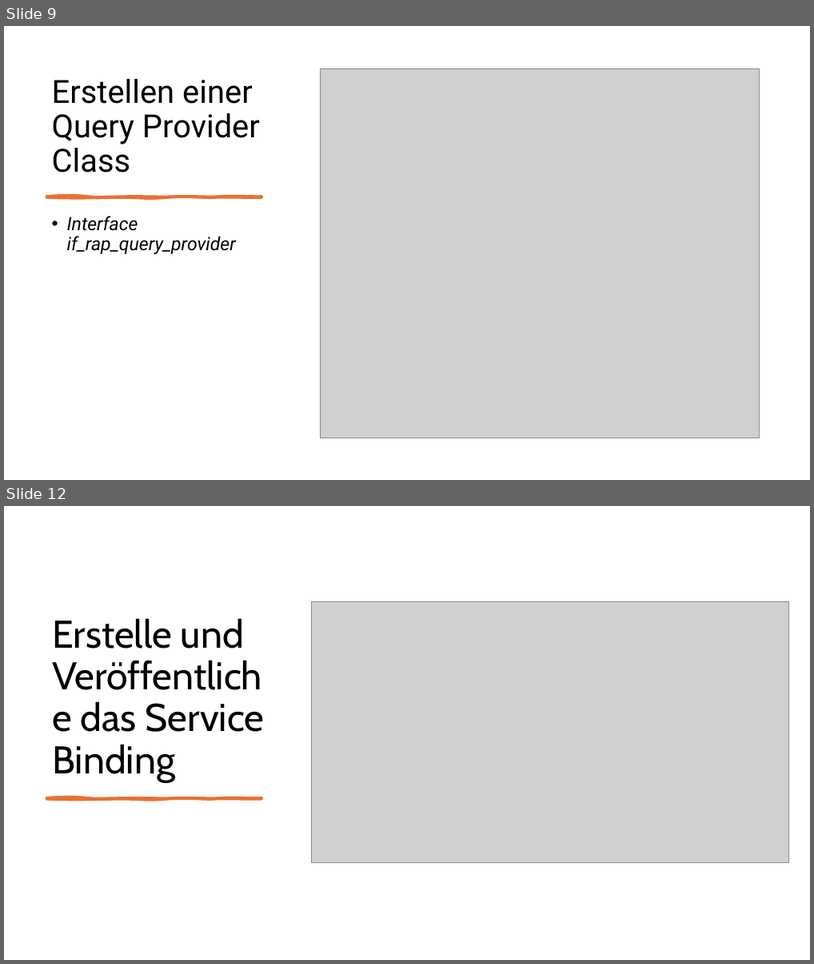
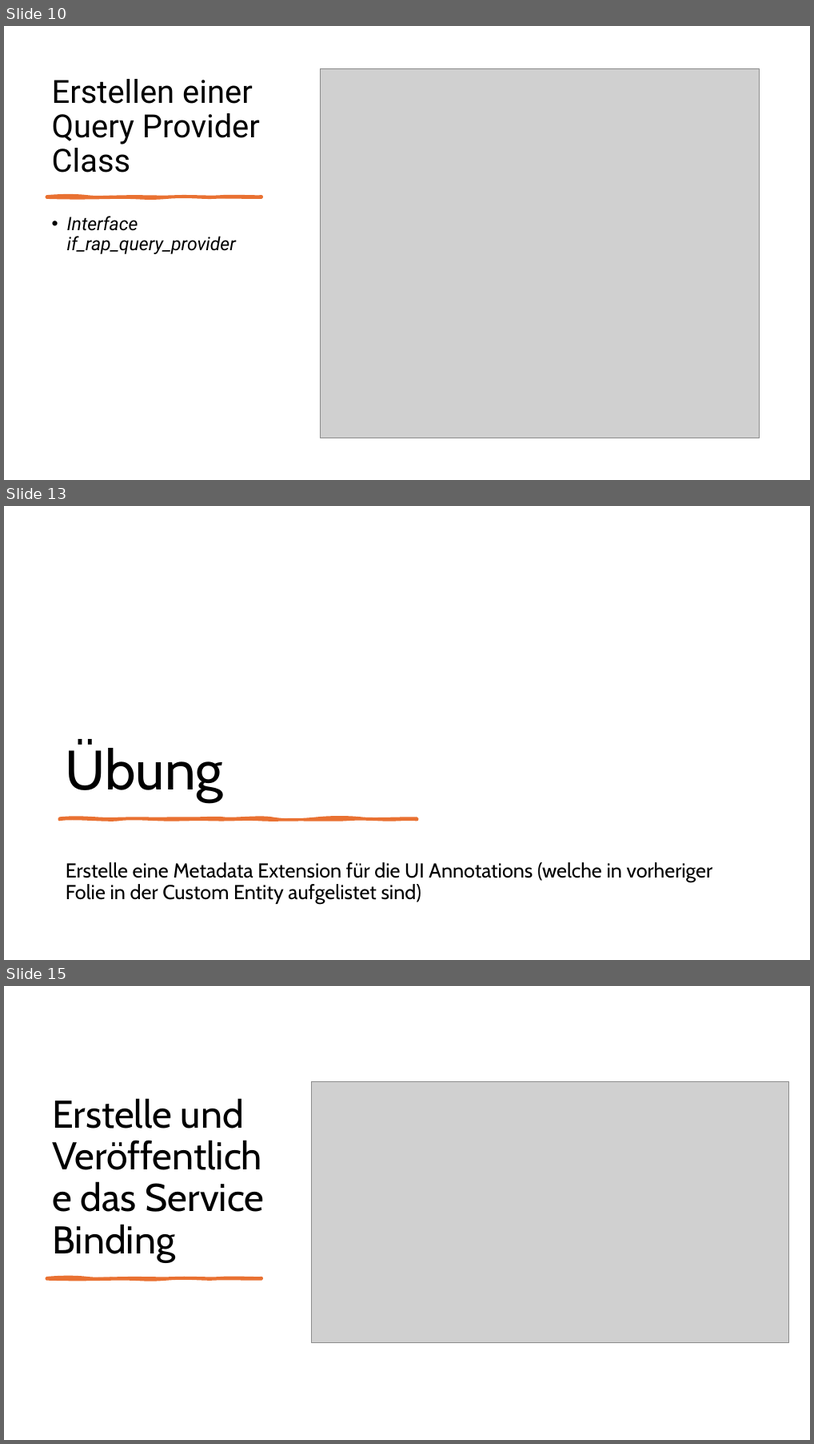
Before and after one commit to MatLange/Schulung, a slide deck: RAP Presentationen/Tag4.2 - UnmanagedQuery_DE.pptx. Shown one above the other, each under a label of ours: slides 9 and 12 before the commit, slides 10, 13 and 15 after it; the slides between them are not shown. The pictures are 814x964 and 814x1444 pixels, drawn with LibreOffice and Linux fonts; fonts in the diff are those of the drawing; grey boxes stand for pictures. Boxes give left, top, right and bottom in pixels: in the first picture for what was removed or moved away, otherwise in the second. Text is boxed around its words. In the diff, an @@ line names an element or a change of style, - is before the commit and + after.

```diff
--- a/RAP Presentationen/Tag4.2 - UnmanagedQuery_DE.pptx
+++ b/RAP Presentationen/Tag4.2 - UnmanagedQuery_DE.pptx
@@ slide 13 added at (4,506,810,960), background #FFFFFF @@
@@ title added at (66,743,224,802), 66 pt, text #000000 @@
+Übung
@@ freeform shape added at (60,818,418,820), fill #E97132, outline #E97132 3.25 pt @@
@@ subtitle added at (66,862,714,904), 24 pt, text #000000 @@
+Erstelle eine Metadata Extension für die UI Annotations (welche in vorheriger Folie in der Custom Entity aufgelistet sind)
@@ what was slide 9 is now slide 10 @@
@@ what was slide 12 is now slide 15 @@
```
Also in this commit, not shown: 8 slides changed, 3 other slides added, 1 slide removed.
